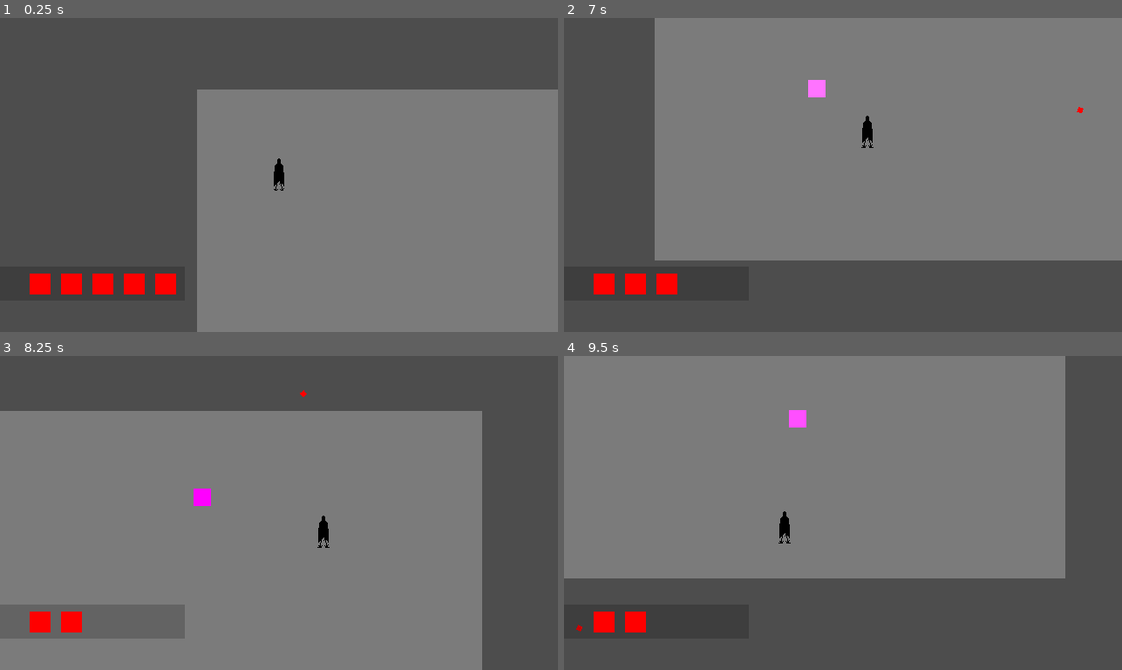
Above: before the commit, frames 1-4 (two rows, left to right).
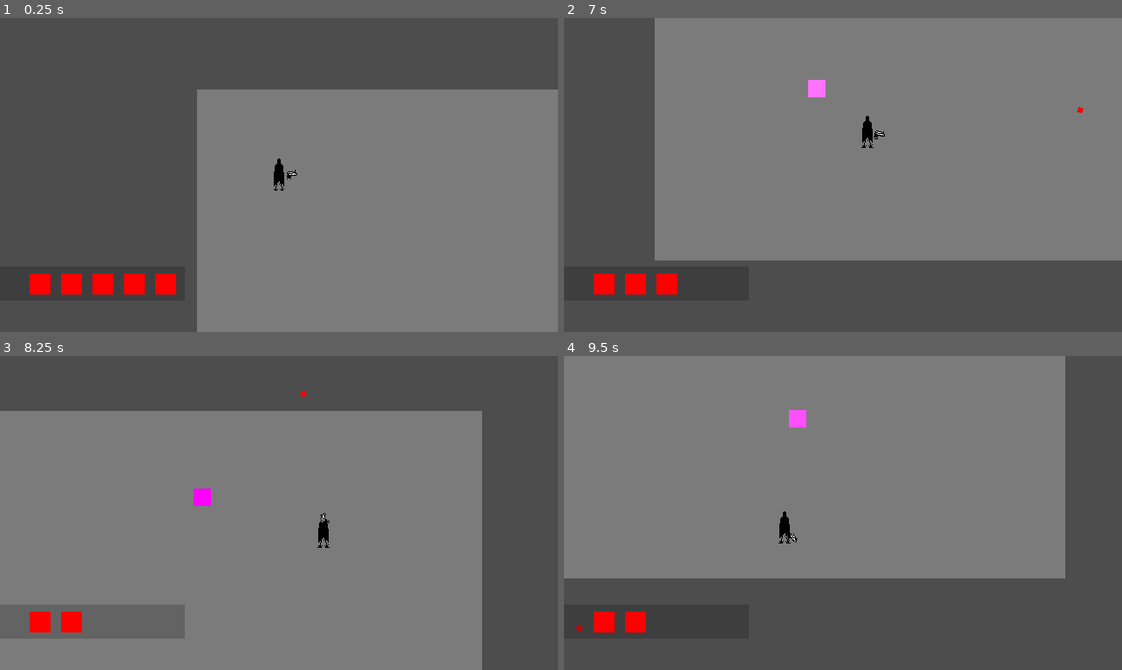
Above: after the commit, the same moments.

Repository: Lukko-Digital/WellesleyGameJam2024
Game: Godot game, scene res://src/main.tscn
The game is run twice, just before and just after one commit, with the same random seed, the same clock (stepped at 60 frames per second) and the same inputs.
Inputs (mouse positions are in pixels of both pictures, inside the frame that each line leads up to):
- Up to frame 1 (0.25 s): no input
- Up to frame 2 (7 s): move the mouse to (965, 159) at 0.52 s; press the mouse at (965, 159) at 0.53 s; hold D (right) 0.53-1.28 s; move the mouse to (731, 190) at 1.27 s; release the mouse at (731, 190) at 1.28 s; hold S (down) 1.28-2.03 s; click (731, 190) at 1.35 s; move the mouse to (898, 105) at 2.02 s; press the mouse at (898, 105) at 2.03 s; hold D (right) 2.03-2.78 s; move the mouse to (815, 237) at 2.77 s; release the mouse at (815, 237) at 2.78 s; hold W (up) 2.78-3.53 s; click (815, 237) at 2.85 s; move the mouse to (1010, 222) at 3.52 s; press the mouse at (1010, 222) at 3.53 s; hold A (left) 3.53-5.03 s; move the mouse to (675, 127) at 4.27 s; release the mouse at (675, 127) at 4.28 s; click (675, 127) at 4.35 s; move the mouse to (870, 175) at 5.02 s; press the mouse at (870, 175) at 5.03 s; hold S (down) 5.03-5.78 s; move the mouse to (759, 96) at 5.77 s; release the mouse at (759, 96) at 5.78 s; hold D (right) 5.78-6.53 s; click (759, 96) at 5.85 s; move the mouse to (965, 159) at 6.52 s; press the mouse at (965, 159) at 6.53 s; hold W (up) from 6.53 s (still down)
- Up to frame 3 (8.25 s): move the mouse to (167, 528) at 7.27 s; release W (up) at 7.28 s; release the mouse at (167, 528) at 7.28 s; hold D (right) 7.28-8.03 s; click (167, 528) at 7.35 s; move the mouse to (334, 443) at 8.02 s; press the mouse at (334, 443) at 8.03 s; hold S (down) from 8.03 s (still down)
- Up to frame 4 (9.5 s): move the mouse to (815, 575) at 8.77 s; release S (down) at 8.78 s; release the mouse at (815, 575) at 8.78 s; hold A (left) from 8.78 s (still down); click (815, 575) at 8.85 s

The runs differ from the first frame. In frame 1, less than 0.1% of the frame differs, in the area x 51-54%, y 48-52%; in frame 2, less than 0.1%, in the area x 55-58%, y 35-39%; in frame 3, less than 0.1%; in frame 4, less than 0.1%.

Commit message:
gun looks at mouse

Diff:
--- /dev/null
+++ b/src/player/gun.gd
@@ -0,0 +1,6 @@
+extends Sprite2D
+
+
+func _process(delta):
+	var mouse_pos = get_global_mouse_position()
+	look_at(mouse_pos)
--- /dev/null
+++ b/src/player/gun.tscn
@@ -0,0 +1,9 @@
+[gd_scene load_steps=3 format=3 uid="uid://bd3lusegcrs72"]
+
+[ext_resource type="Texture2D" uid="uid://cdckbr8b61xg" path="res://assets/png/player_gun.png" id="1_tgvas"]
+[ext_resource type="Script" path="res://src/player/gun.gd" id="2_gerwq"]
+
+[node name="gun" type="Sprite2D"]
+texture = ExtResource("1_tgvas")
+offset = Vector2(15, 0)
+script = ExtResource("2_gerwq")
--- a/src/player/player.tscn
+++ b/src/player/player.tscn
@@ -1,8 +1,9 @@
-[gd_scene load_steps=5 format=3 uid="uid://tu268rhi3o1q"]
+[gd_scene load_steps=6 format=3 uid="uid://tu268rhi3o1q"]
 
 [ext_resource type="Script" path="res://src/player/player.gd" id="1_8v8oq"]
 [ext_resource type="PackedScene" uid="uid://hhfchlxg4hc6" path="res://src/display/ui.tscn" id="2_2xssp"]
 [ext_resource type="Texture2D" uid="uid://dnl6ymad87b7w" path="res://assets/png/player.png" id="2_vsqs0"]
+[ext_resource type="PackedScene" uid="uid://bd3lusegcrs72" path="res://src/player/gun.tscn" id="4_kjx4c"]
 
 [sub_resource type="CapsuleShape2D" id="CapsuleShape2D_rgnxm"]
 radius = 5.0
@@ -20,3 +21,5 @@
 shape = SubResource("CapsuleShape2D_rgnxm")
 
 [node name="ui" parent="." instance=ExtResource("2_2xssp")]
+
+[node name="gun" parent="." instance=ExtResource("4_kjx4c")]
